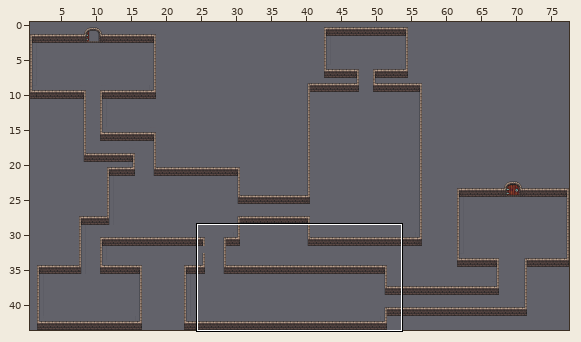
Two versions of a level (Tiled map, ProjectEsame/Maptiles/Map_Zoom.tmx). Above, an overview of the earlier version with the close-up marked.
Close-up. Before the edit:
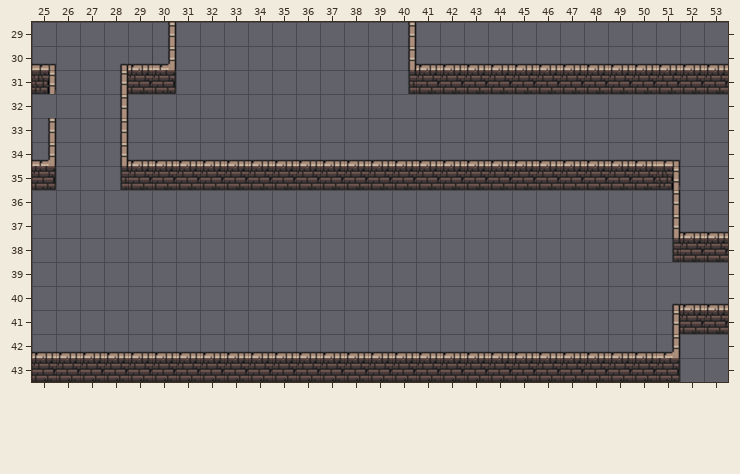
Cells are 64x64 px. Shown: x 25..53, y 29..43. The commit also changed other parts of the map, which this record leaves out.
After:
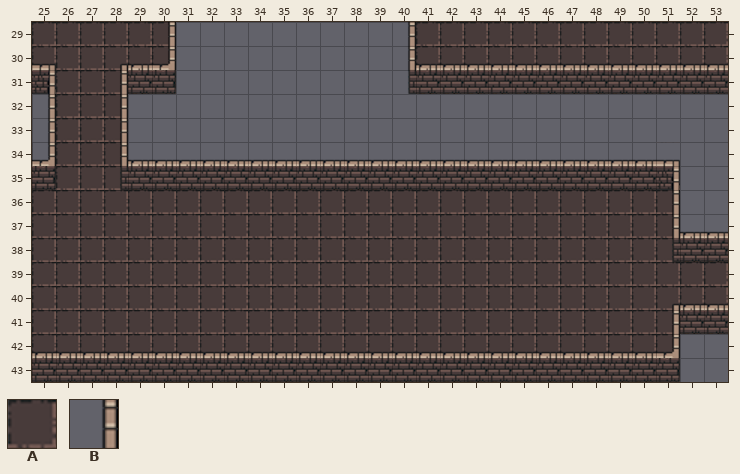
Key: from "0x72_DungeonTilesetII_v1.4_zoo": A 129, B 256.
_ is an empty cell.
Tiles of an added or newly shown layer are drawn over the layers below it.
The edit:
Layer "Pavimento" (now shown):
There is now tile A in rows 29 to 30 at x 25 to 30 and 41 to 53; in rows 31 to 35 at x 26 to 28; in rows 36 to 38 at x 25 to 51; in rows 39 to 40 at x 25 to 53; in rows 41 to 42 at x 25 to 51.
There is now tile B in row 32 at x 25.
